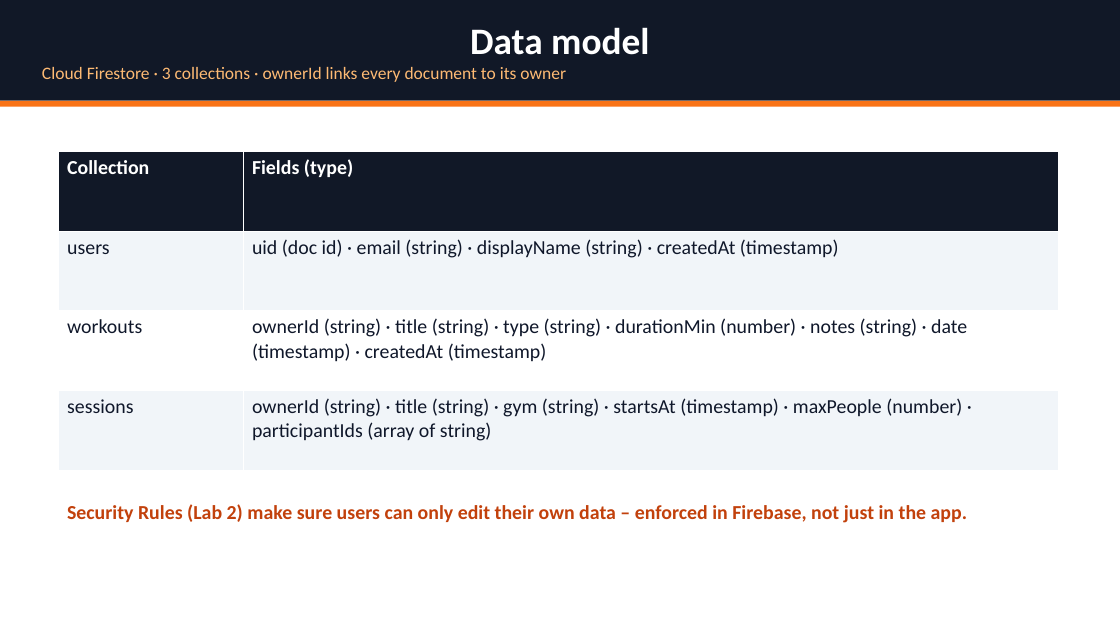
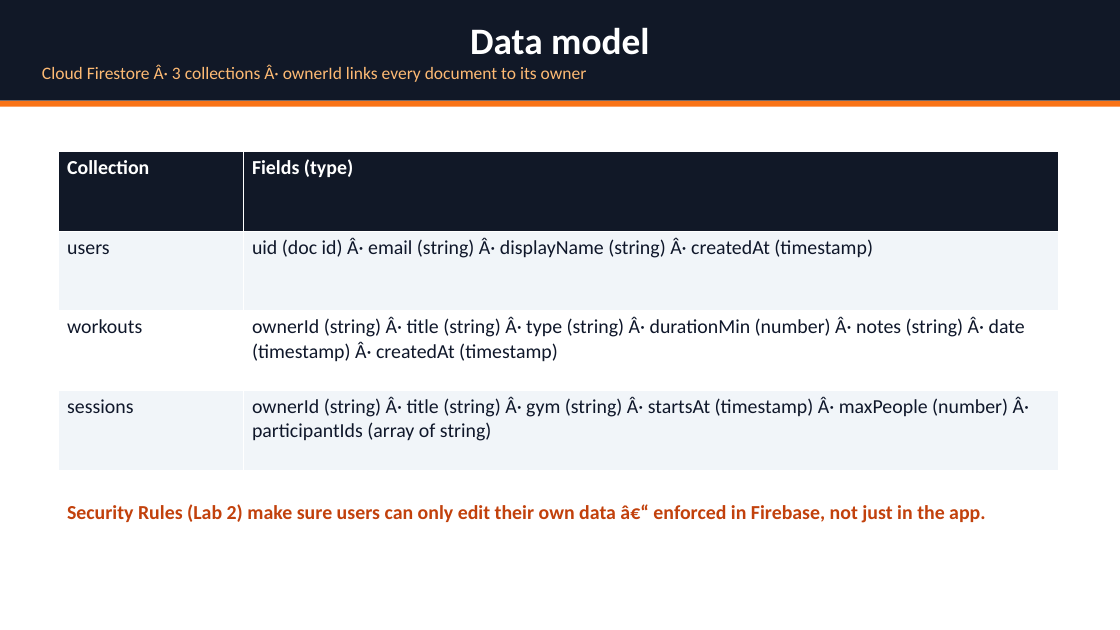
Before and after one commit to Ozodiy/gymbuddy-app, a slide deck: slide 6 of docs/presentation/GymBuddy_Lab1_Presentation.pptx (slide 7 before the commit). Drawn at 1120x630 pixels with LibreOffice and Linux fonts; fonts in the diff are those of the drawing. Boxes give left, top, right and bottom in pixels: in the first picture for what was removed or moved away, otherwise in the second. Text is boxed around its words. In the diff, an @@ line names an element or a change of style, - is before the commit and + after.

```diff
--- a/docs/presentation/GymBuddy_Lab1_Presentation.pptx
+++ b/docs/presentation/GymBuddy_Lab1_Presentation.pptx
@@ text in rectangle at bbox=[42, 65, 587, 82]: text changed @@
-Cloud Firestore · 3 collections · ownerId links every document to its owner
+Cloud Firestore Â· 3 collections Â· ownerId links every document to its owner
@@ table at bbox=[59, 151, 1059, 471] @@
-row 2, column 2: uid (doc id) · email (string) · displayName (string) · createdAt (timestamp)
+row 2, column 2: uid (doc id) Â· email (string) Â· displayName (string) Â· createdAt (timestamp)
-row 3, column 2: ownerId (string) · title (string) · type (string) · durationMin (number) · notes (string) · date (timestamp) · createdAt (timestamp)
+row 3, column 2: ownerId (string) Â· title (string) Â· type (string) Â· durationMin (number) Â· notes (string) Â· date (timestamp) Â· createdAt (timestamp)
-row 4, column 2: ownerId (string) · title (string) · gym (string) · startsAt (timestamp) · maxPeople (number) · participantIds (array of string)
+row 4, column 2: ownerId (string) Â· title (string) Â· gym (string) Â· startsAt (timestamp) Â· maxPeople (number) Â· participantIds (array of string)
@@ text at bbox=[67, 504, 985, 523]: text changed @@
-Security Rules (Lab 2) make sure users can only edit their own data – enforced in Firebase, not just in the app.
+Security Rules (Lab 2) make sure users can only edit their own data â€“ enforced in Firebase, not just in the app.
```
Also in this commit, not shown: 12 other slides changed, 2 slides removed, 7 other files.
